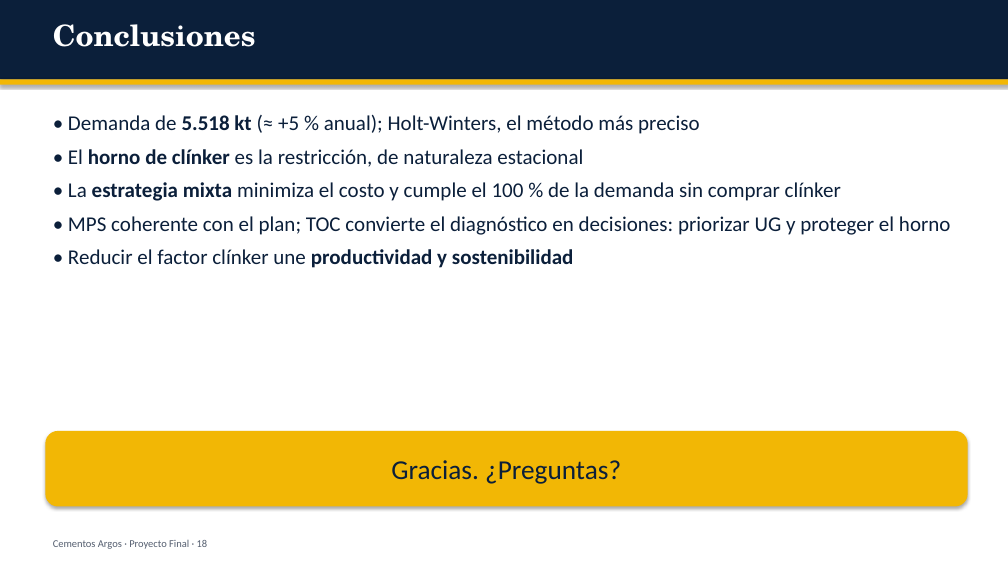
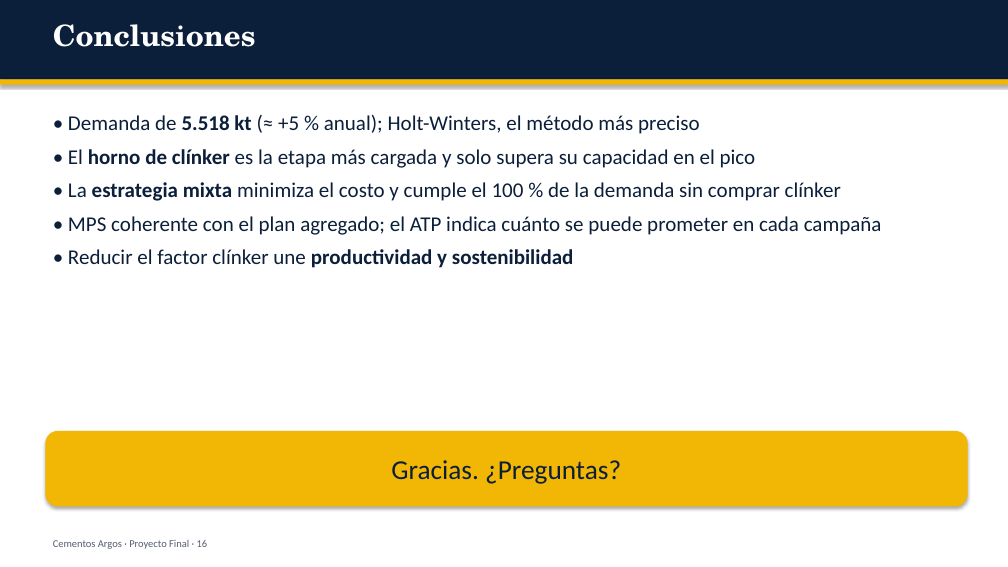
Before and after one commit to mauxysalcedo/mauxysalcedo.github.io, a slide deck: slide 16 of proyecto_final/Presentacion_Proyecto_Final_Argos.pptx (slide 18 before the commit). Drawn at 1008x567 pixels with LibreOffice and Linux fonts; fonts in the diff are those of the drawing. Boxes give left, top, right and bottom in pixels: in the first picture for what was removed or moved away, otherwise in the second. Text is boxed around its words. In the diff, an @@ line names an element or a change of style, - is before the commit and + after.

```diff
--- a/proyecto_final/Presentacion_Proyecto_Final_Argos.pptx
+++ b/proyecto_final/Presentacion_Proyecto_Final_Argos.pptx
@@ text at [68,149,756,168]: text changed @@
-• El horno de clínker es la restricción, de naturaleza estacional
+• El horno de clínker es la etapa más cargada y solo supera su capacidad en el pico
@@ text at [68,216,882,235]: text changed @@
-• MPS coherente con el plan; TOC convierte el diagnóstico en decisiones: priorizar UG y proteger el horno
+• MPS coherente con el plan agregado; el ATP indica cuánto se puede prometer en cada campaña
```
Also in this commit, not shown: 8 other slides changed, 2 slides removed, 11 other files.
